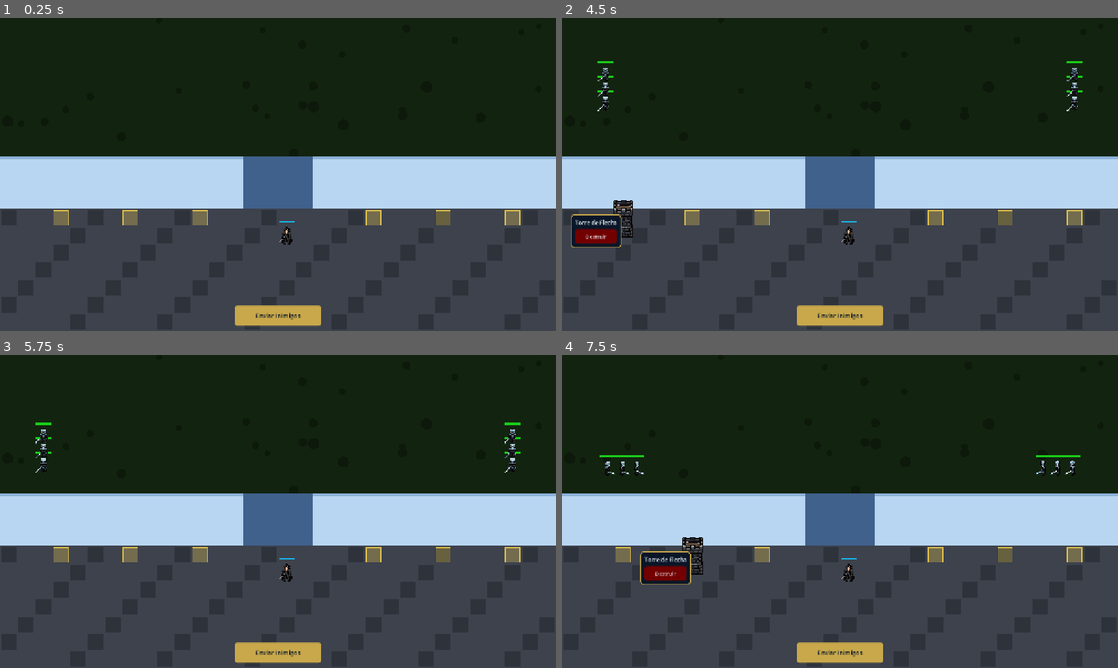
Above: before the commit, frames 1-4 (two rows, left to right).
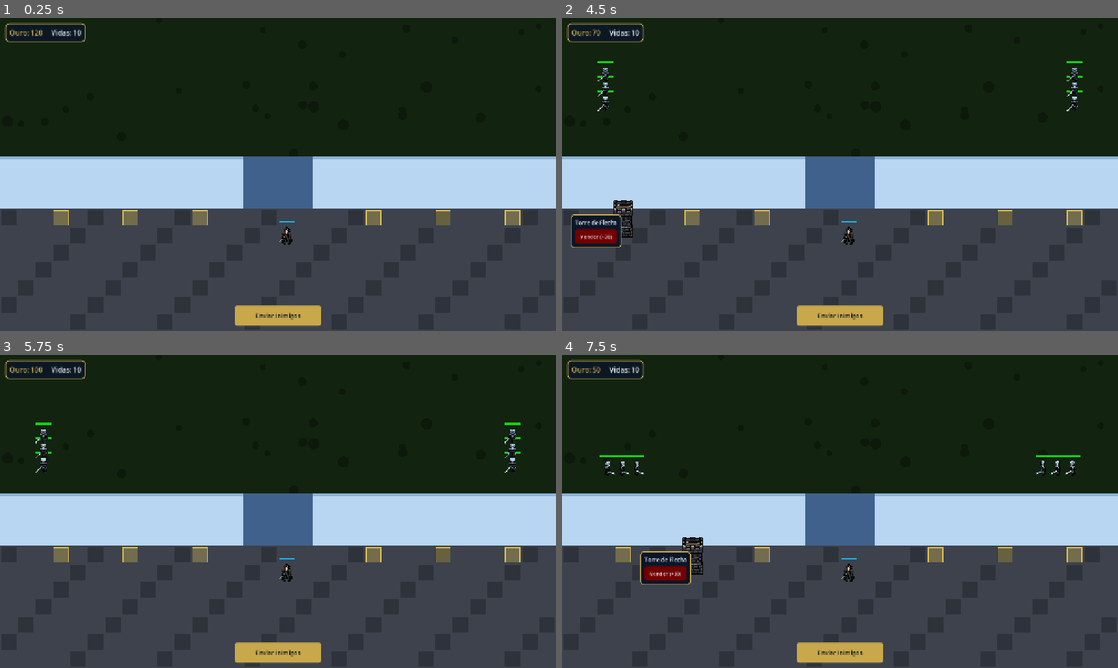
Above: after the commit, the same moments.

Repository: fullstackgabe/wall_defense
Game: Godot game, scene res://main.tscn
Same seed, same stepped clock (60 frames per second), same inputs: the game is played once before the commit and once after it.
Inputs (mouse positions are in pixels of both pictures, inside the frame that each line leads up to):
- Up to frame 1 (0.25 s): no input
- Up to frame 2 (4.5 s): click "Enviar Inimigos" at 0.5 s; click "Enviar Inimigos" at 1.25 s; click "Enviar Inimigos" at 2 s; move the mouse to (623, 218) at 2.77 s; click (623, 218) at 2.92 s; click "Construir" at 3.5 s; move the mouse to (623, 218) at 4.27 s; click (623, 218) at 4.42 s
- Up to frame 3 (5.75 s): click (33, 574) at 5 s, where only the run before the commit has a clickable "Destruir"
- Up to frame 4 (7.5 s): move the mouse to (689, 555) at 5.77 s; click (689, 555) at 5.92 s; click "Construir" at 6.5 s; move the mouse to (689, 555) at 7.27 s; click (689, 555) at 7.42 s

The runs differ from the first frame. In frame 1, 0.4% of the frame differs, in the area x 0-16%, y 1-8%; in frame 2, 0.5%; in frame 3, 0.4%; in frame 4, 0.5%, in the area x 0-22%, y 1-71%.

Commit message:
cobra custo das torres, venda com reembolso e HUD de ouro e vidas

Diff:
--- a/game_state.gd
+++ b/game_state.gd
@@ -1,6 +1,6 @@
 extends Node
 
-const STARTING_GOLD  := 99999
+const STARTING_GOLD  := 120
 const STARTING_LIVES := 10
 
 var gold:  int = STARTING_GOLD
--- /dev/null
+++ b/hud.gd
@@ -0,0 +1,49 @@
+class_name Hud
+extends CanvasLayer
+
+## Painel fixo no canto superior esquerdo com ouro e vidas.
+## Atualiza sozinho pelos sinais do GameState.
+
+var _gold_label:  Label
+var _lives_label: Label
+
+# ---------------------------------------------------------------------------
+
+func _ready() -> void:
+	_build_ui()
+	GameState.gold_changed.connect(_on_gold_changed)
+	GameState.lives_changed.connect(_on_lives_changed)
+	_on_gold_changed(GameState.gold)
+	_on_lives_changed(GameState.lives)
+
+func _build_ui() -> void:
+	var panel := PanelContainer.new()
+	panel.position = Vector2(12, 12)
+	panel.add_theme_stylebox_override("panel",
+		Styles.bordered(Color(Styles.NIGHT, 0.85), Styles.GOLD, 8, 2))
+	add_child(panel)
+
+	var hbox := HBoxContainer.new()
+	hbox.add_theme_constant_override("separation", 20)
+	panel.add_child(hbox)
+
+	_gold_label  = _make_label(Styles.GOLD)
+	_lives_label = _make_label(Styles.SNOW)
+	hbox.add_child(_gold_label)
+	hbox.add_child(_lives_label)
+
+func _make_label(color: Color) -> Label:
+	var lbl := Label.new()
+	lbl.add_theme_color_override("font_color", color)
+	lbl.add_theme_font_size_override("font_size", 16)
+	return lbl
+
+# ---------------------------------------------------------------------------
+
+func _on_gold_changed(value: int) -> void:
+	_gold_label.text = "Ouro: %d" % value
+
+func _on_lives_changed(value: int) -> void:
+	_lives_label.text = "Vidas: %d" % value
+	if value <= 3:
+		_lives_label.add_theme_color_override("font_color", Styles.BLOOD.lightened(0.3))
--- a/main.gd
+++ b/main.gd
@@ -8,6 +8,7 @@
 const _ArcherTower = preload("res://archer_tower.gd")
 const _WaveManager = preload("res://wave_manager.gd")
 const _JonSnow     = preload("res://jon_snow.gd")
+const _Hud         = preload("res://hud.gd")
 const Styles       = preload("res://styles.gd")
 
 const TOWER_SCRIPTS := { "archer": _ArcherTower }
@@ -36,6 +37,7 @@
 	_tower_menu.tower_chosen.connect(_on_tower_chosen)
 
 	GameState.state_changed.connect(_on_state_changed)
+	add_child(_Hud.new())
 	_build_respawn_ui()
 	_build_spawn_btn()
 	_spawn_jon_snow()
@@ -120,10 +122,11 @@
 	if tower_type == "__remove__":
 		var t = pad.remove_tower()
 		if t != null:
+			GameState.add_gold(_tower_menu.sell_value(t.tower_type))
 			t.queue_free()
 		return
 	var script = TOWER_SCRIPTS.get(tower_type)
-	if script:
+	if script and GameState.spend_gold(_tower_menu.get_cost(tower_type)):
 		pad.place_tower(script.new())
 
 func _on_state_changed(new_state: GameState.State) -> void:
--- a/tower_menu.gd
+++ b/tower_menu.gd
@@ -9,6 +9,8 @@
 	{"type": "archer", "label": "Torre de Flecha", "cost": 50},
 ]
 
+const SELL_REFUND := 0.6   ## fração do custo devolvida ao vender a torre
+
 const PANEL_W  := 240
 const SCREEN_W := 1280
 const SCREEN_H := 720
@@ -18,6 +20,7 @@
 var _build_panel: Control
 var _remove_panel: Control
 var _remove_title: Label
+var _remove_btn:   Button
 
 func _ready() -> void:
 	visible = false
@@ -53,15 +56,14 @@
 	_remove_title.horizontal_alignment = HORIZONTAL_ALIGNMENT_CENTER
 	_remove_panel.add_child(_remove_title)
 
-	var remove_btn := Button.new()
-	remove_btn.text = "Destruir"
-	remove_btn.custom_minimum_size = Vector2(0, 32)
-	remove_btn.add_theme_font_size_override("font_size", 12)
-	remove_btn.add_theme_stylebox_override("normal", Styles.flat(Color(0.45, 0.0, 0.0), 6, 8))
-	remove_btn.add_theme_stylebox_override("hover",  Styles.flat(Color(0.65, 0.0, 0.0), 6, 8))
-	remove_btn.add_theme_color_override("font_color", Styles.SNOW)
-	remove_btn.pressed.connect(func(): _on_tower_btn("__remove__"))
-	_remove_panel.add_child(remove_btn)
+	_remove_btn = Button.new()
+	_remove_btn.custom_minimum_size = Vector2(0, 32)
+	_remove_btn.add_theme_font_size_override("font_size", 12)
+	_remove_btn.add_theme_stylebox_override("normal", Styles.flat(Color(0.45, 0.0, 0.0), 6, 8))
+	_remove_btn.add_theme_stylebox_override("hover",  Styles.flat(Color(0.65, 0.0, 0.0), 6, 8))
+	_remove_btn.add_theme_color_override("font_color", Styles.SNOW)
+	_remove_btn.pressed.connect(func(): _on_tower_btn("__remove__"))
+	_remove_panel.add_child(_remove_btn)
 
 	custom_minimum_size = Vector2(PANEL_W, 0)
 
@@ -102,6 +104,7 @@
 		_build_panel.visible  = false
 		_remove_panel.visible = true
 		_remove_title.text = _get_tower_label(pad.tower)
+		_remove_btn.text   = "Vender (+%d)" % sell_value(pad.tower.tower_type)
 	visible = true
 	var world_pos: Vector2 = pad.global_position
 	var px := world_pos.x - PANEL_W / 2.0
@@ -117,9 +120,20 @@
 	cancelled.emit()
 
 func _refresh_buttons() -> void:
-	for btn in _buttons:
-		btn.disabled = false
-		btn.modulate = Color.WHITE
+	for i in _buttons.size():
+		var btn := _buttons[i]
+		var affordable: bool = GameState.gold >= TOWER_DEFS[i].cost
+		btn.disabled = not affordable
+		btn.modulate = Color.WHITE if affordable else Color(1, 1, 1, 0.5)
+
+func get_cost(tower_type: String) -> int:
+	for t in TOWER_DEFS:
+		if t.type == tower_type:
+			return t.cost
+	return 0
+
+func sell_value(tower_type: String) -> int:
+	return int(get_cost(tower_type) * SELL_REFUND)
 
 func _get_tower_label(tower: Node2D) -> String:
 	if tower == null or not tower.get("tower_type"):
Not shown, added: hud.gd.uid
